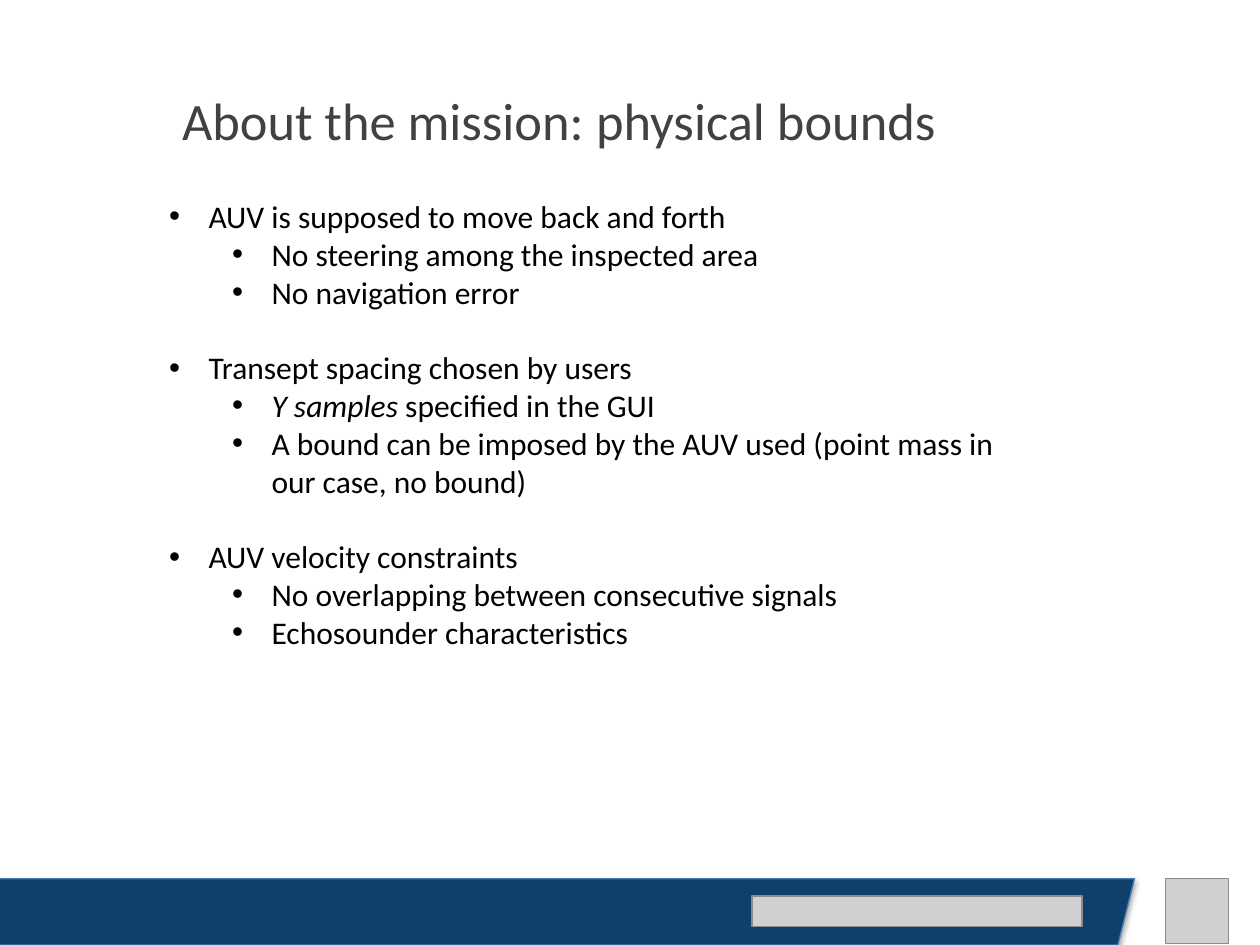
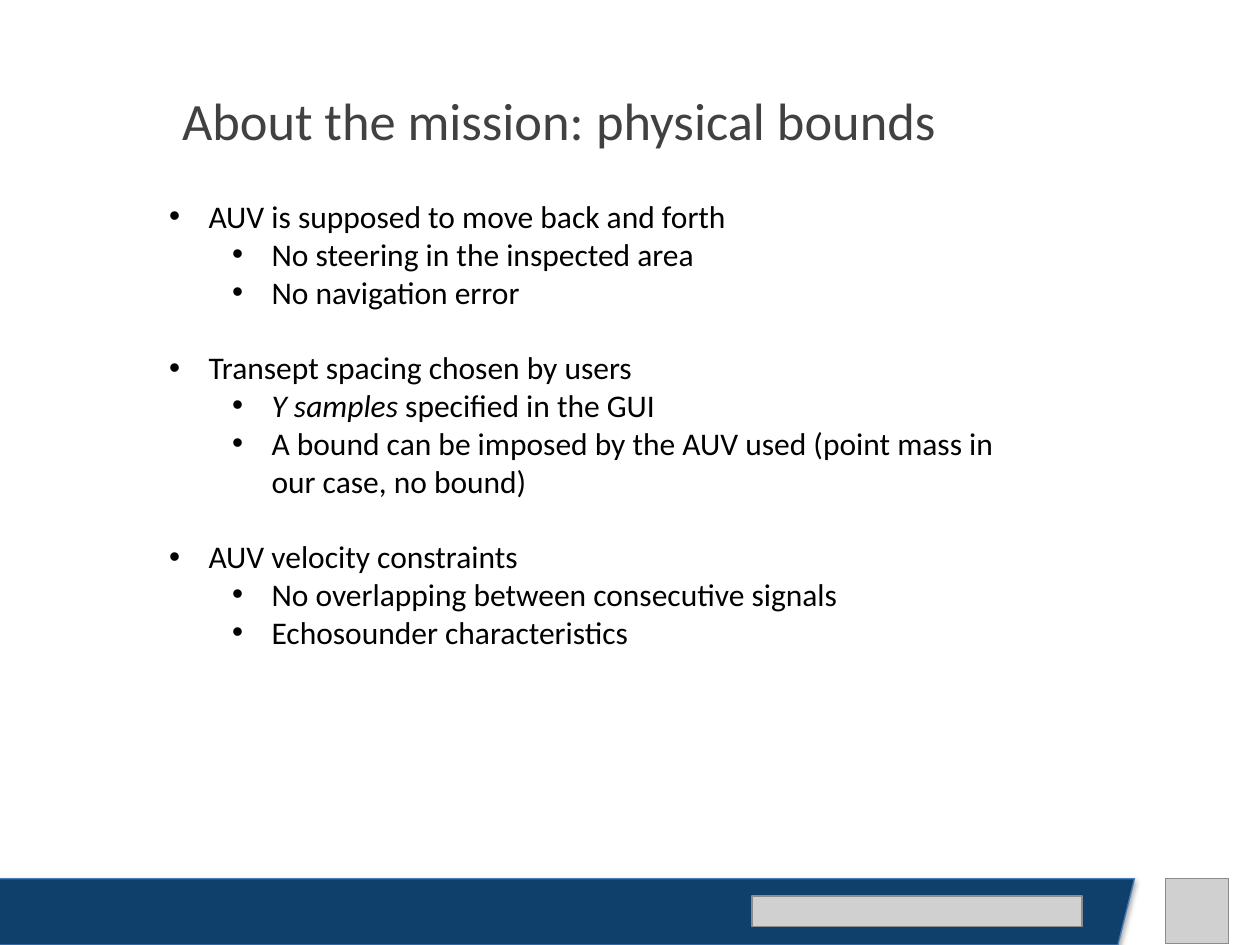
Before and after one commit to alessiaguida/Bathymetry, a slide deck: slide 8 of slides/presentazione 21-05-19.pptx. Drawn at 1260x945 pixels with LibreOffice and Linux fonts; fonts in the diff are those of the drawing; grey boxes stand for pictures. Boxes give left, top, right and bottom in pixels: in the first picture for what was removed or moved away, otherwise in the second. Text is boxed around its words. In the diff, an @@ line names an element or a change of style, - is before the commit and + after.

```diff
--- a/slides/presentazione 21-05-19.pptx
+++ b/slides/presentazione 21-05-19.pptx
@@ text at (272,244,693,272): text changed @@
-  • No steering among the inspected area
+  • No steering in the inspected area
```
Also in this commit, not shown: 8 other files.
